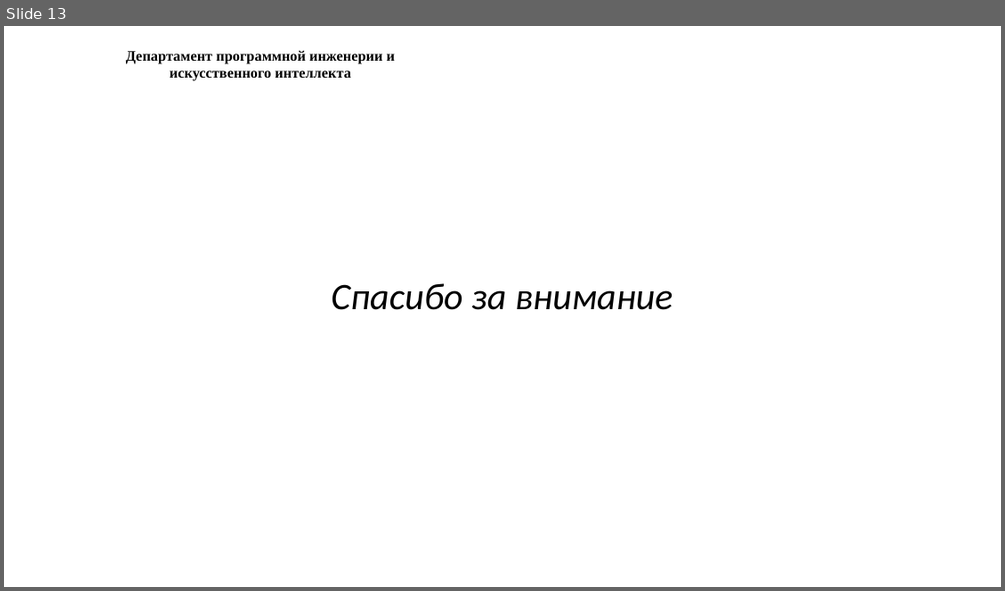
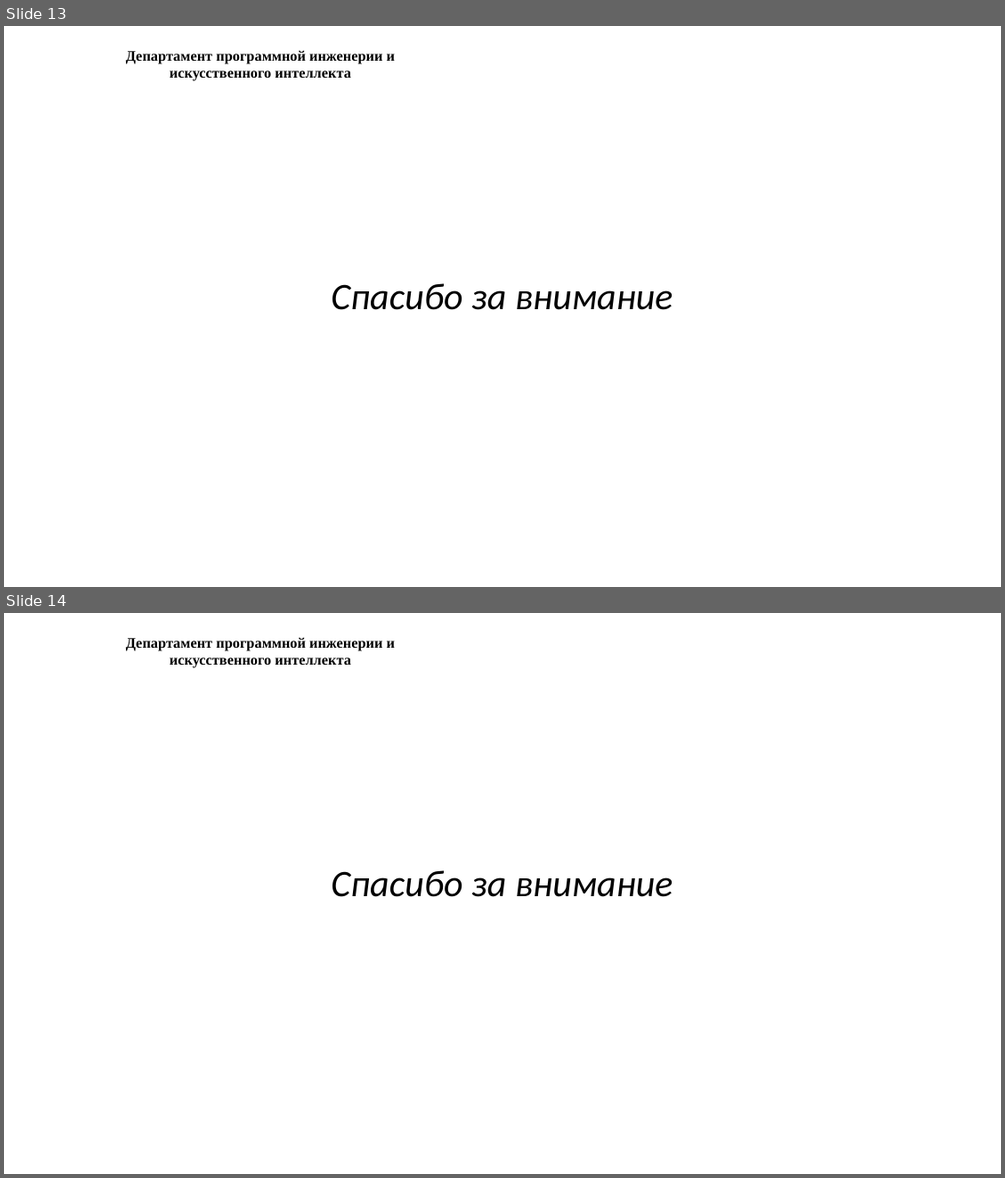
Before and after one commit to willam2007/wps, a slide deck: HomeWork2/presentation.pptx. Shown one above the other, each under a label of ours: slide 13 before the commit, slides 13 and 14 after it. The pictures are 1005x591 and 1005x1178 pixels, drawn with LibreOffice and Linux fonts; fonts in the diff are those of the drawing; background and template pictures are left out. Boxes give left, top, right and bottom in pixels: in the first picture for what was removed or moved away, otherwise in the second. Text is boxed around its words. In the diff, an @@ line names an element or a change of style, - is before the commit and + after.

```diff
--- a/HomeWork2/presentation.pptx
+++ b/HomeWork2/presentation.pptx
@@ slide 14 added at box(4, 613, 1001, 1174), background picture (left out); not listed: 1 template element that a slide beside it also shows @@
@@ text added at box(331, 870, 672, 897), 36 pt, text #000000, italic @@
+Спасибо за внимание
```
Also in this commit, not shown: 5 slides changed.
